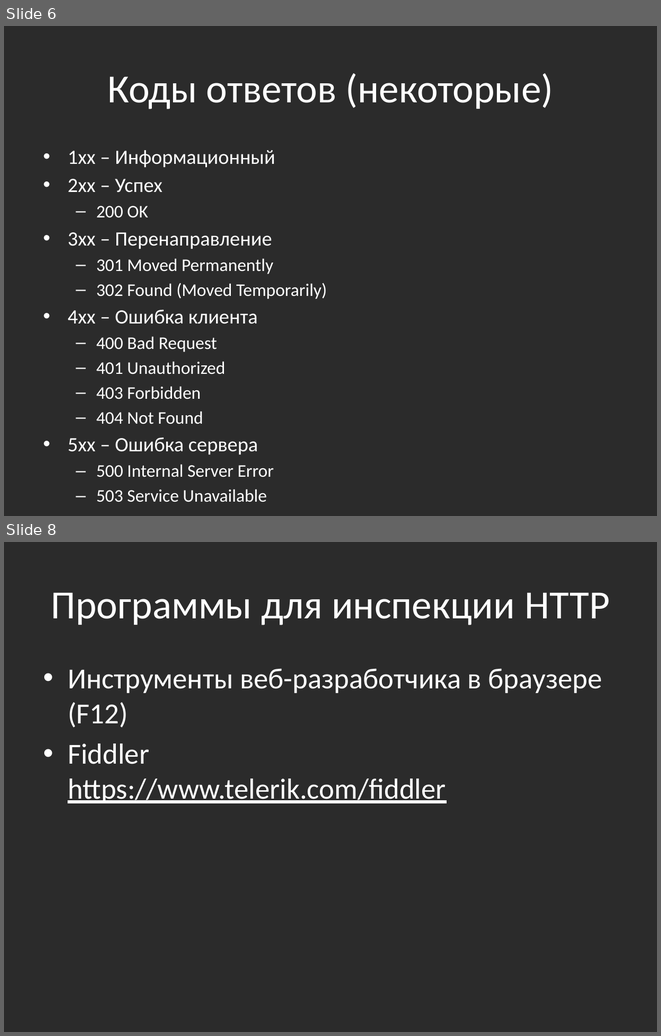
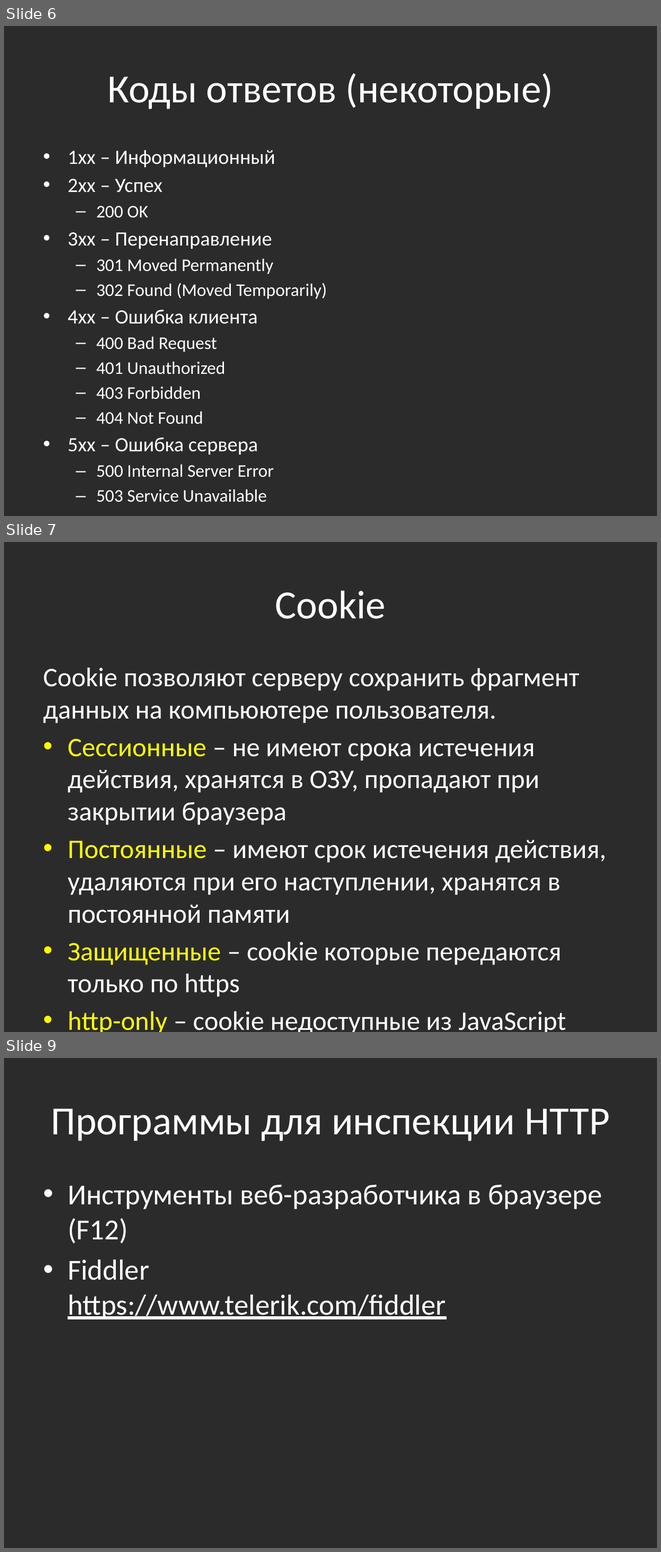
Before and after one commit to bazile/AspNetMvcTraining, a slide deck: http.pptx. Shown one above the other, each under a label of ours: slides 6 and 8 before the commit, slides 6, 7 and 9 after it; the slides between them are not shown. The pictures are 661x1036 and 661x1552 pixels, drawn with LibreOffice and Linux fonts; fonts in the diff are those of the drawing; background and template pictures are left out; a plain dark background stands for a picture behind light text. Boxes give left, top, right and bottom in pixels: in the first picture for what was removed or moved away, otherwise in the second. Text is boxed around its words. In the diff, an @@ line names an element or a change of style, - is before the commit and + after.

```diff
--- a/http.pptx
+++ b/http.pptx
@@ slide 7 added at (4, 542, 657, 1032), background picture (left out) @@
@@ title added at (275, 590, 386, 619), 44 pt, text #FFFFFF @@
+Cookie
@@ text added at (43, 668, 607, 1032), 29.6 pt, text #FFFFFF @@
+Cookie позволяют серверу сохранить фрагмент данных на компьюютере пользователя.
+• Сессионные – не имеют срока истечения действия, хранятся в ОЗУ, пропадают при закрытии браузера
+• Постоянные – имеют срок истечения действия, удаляются при его наступлении, хранятся в постоянной памяти
+• Защищенные – cookie которые передаются только по https
+• http-only – cookie недоступные из JavaScript
@@ what was slide 8 is now slide 9 @@
```
Also in this commit, not shown: 1 other slide added, 1 slide removed, 1 other file.
